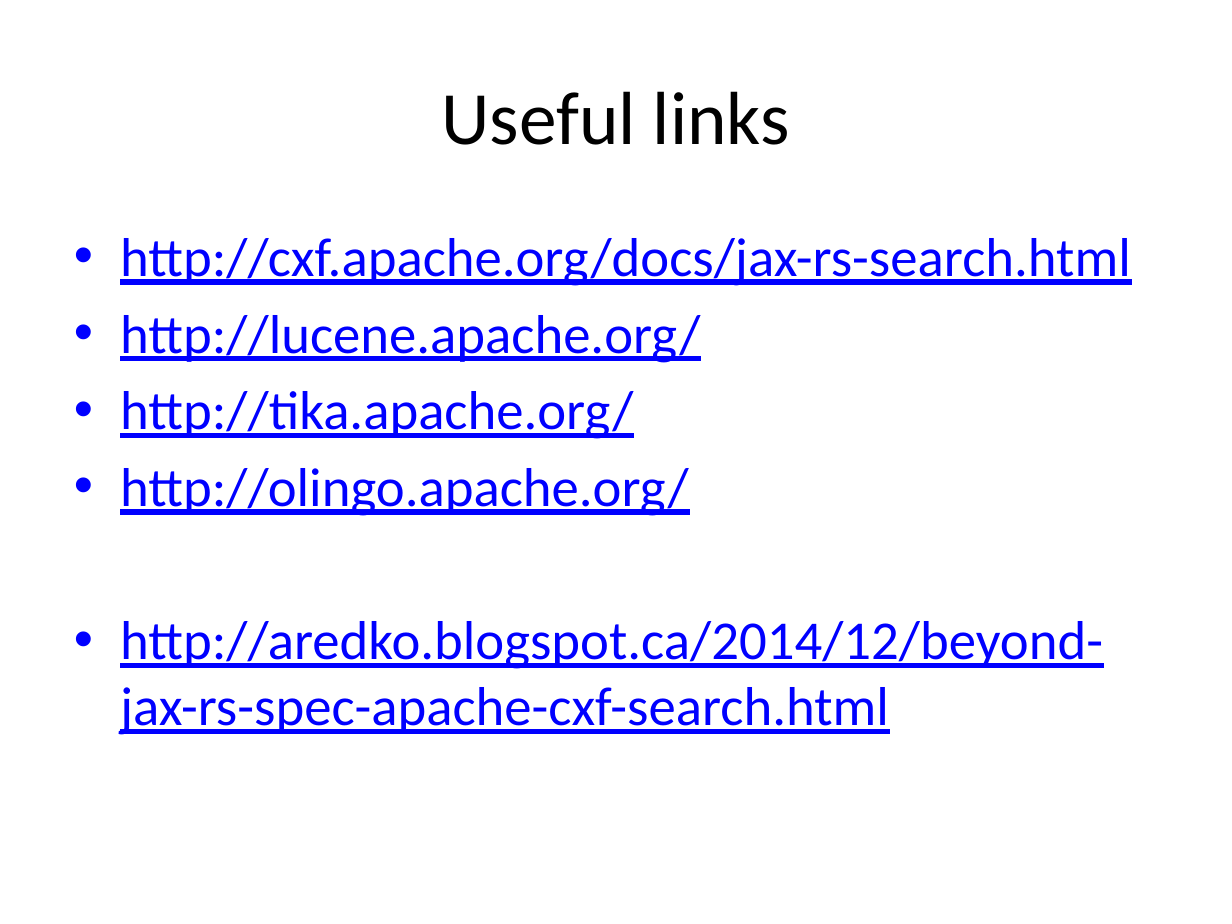
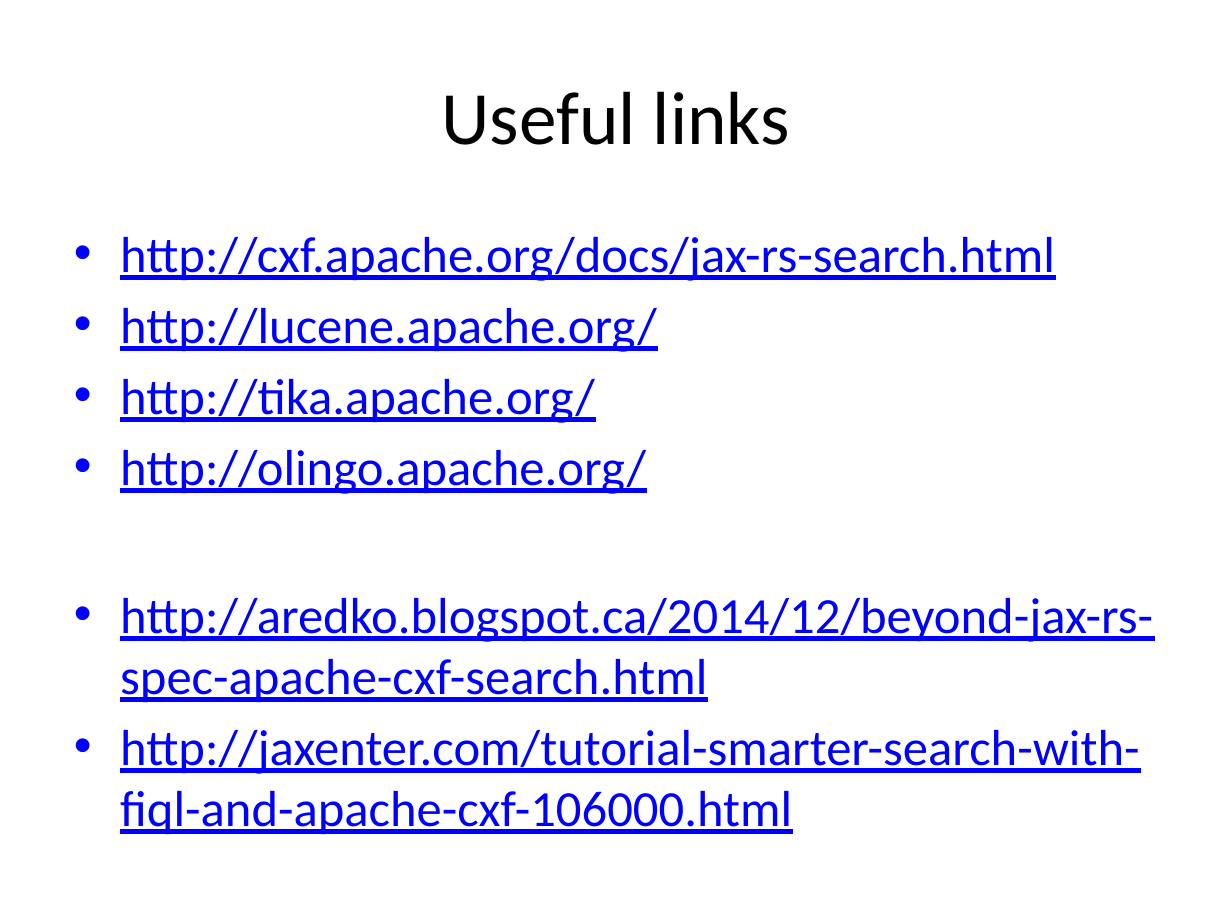
Before and after one commit to reta/ApacheConNA2015, a slide deck: slide 28 of slides/Apache CXF, Tika and Lucene.pptx. Drawn at 1232x924 pixels with LibreOffice and Linux fonts; fonts in the diff are those of the drawing. Boxes give left, top, right and bottom in pixels: in the first picture for what was removed or moved away, otherwise in the second. Text is boxed around its words. In the diff, an @@ line names an element or a change of style, - is before the commit and + after.

Commit message:
Updating slides

```diff
--- a/slides/Apache CXF, Tika and Lucene.pptx
+++ b/slides/Apache CXF, Tika and Lucene.pptx
@@ text at <box>120,237,1153,702</box>: size 32 to 29.6 pt in "http://cxf.apache.org/docs/jax-rs-search.html", "http://lucene.apache.org/", "http://tika.apache.org/", "http://olingo.apache.org/" and 1 more places @@
@@ text at <box>120,730,1139,834</box>: paragraph added @@
+• http://jaxenter.com/tutorial-smarter-search-with-fiql-and-apache-cxf-106000.html
```
Also in this commit, not shown: 1 other slide changed, 2 other files.
